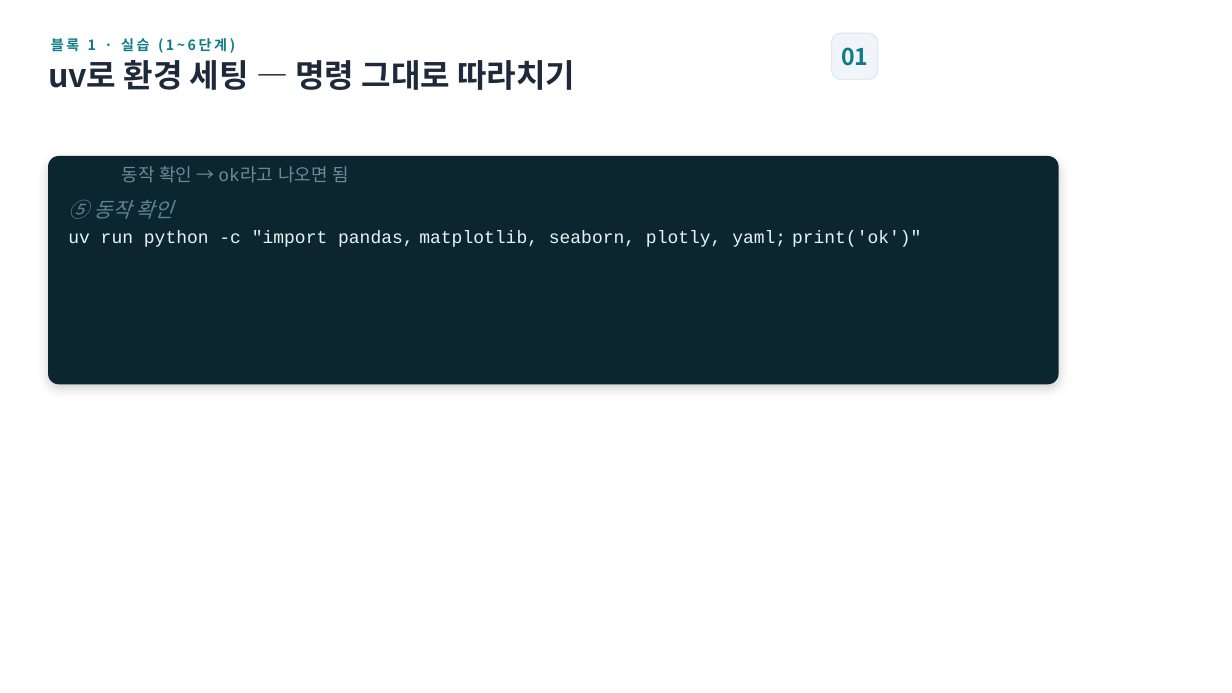
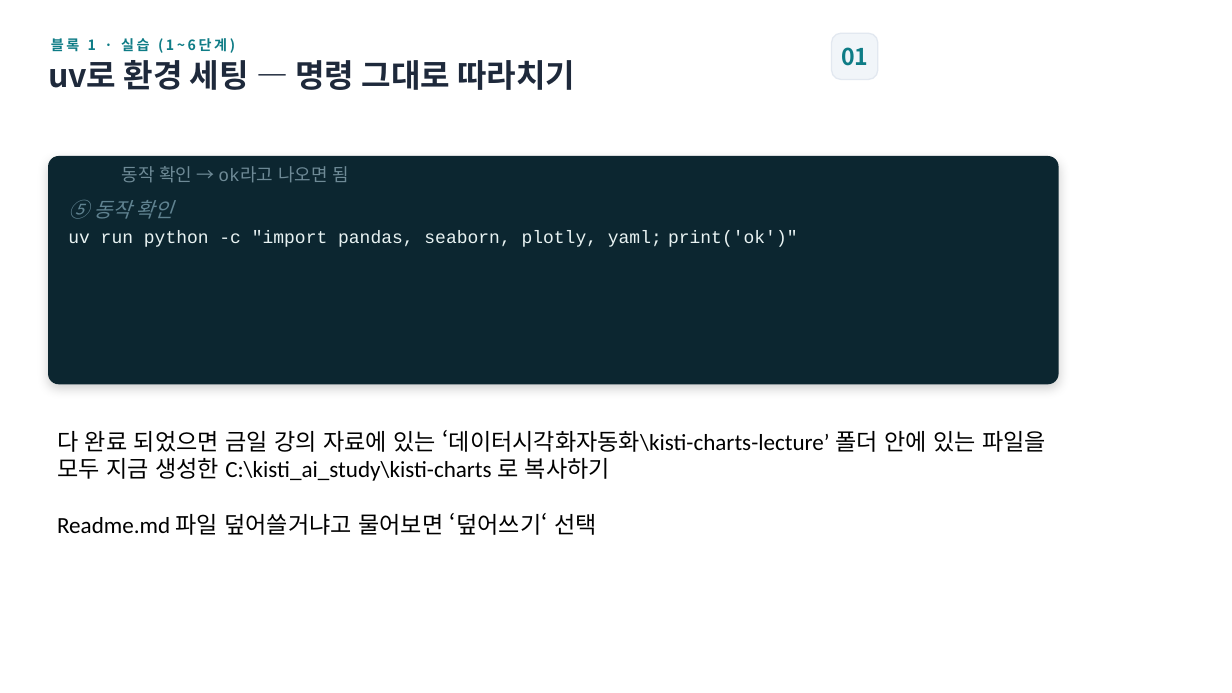
Before and after one commit to thinkinghs/lecture_6_18, a slide deck: slide 93 of 2차시_강의자료_합본.pptx (slide 91 before the commit). Drawn at 1232x693 pixels with LibreOffice and Linux fonts; fonts in the diff are those of the drawing. Boxes give left, top, right and bottom in pixels: in the first picture for what was removed or moved away, otherwise in the second. Text is boxed around its words. In the diff, an @@ line names an element or a change of style, - is before the commit and + after.

```diff
--- a/2차시_강의자료_합본.pptx
+++ b/2차시_강의자료_합본.pptx
@@ text at <box>68,231,797,247</box>: text changed @@
-uv run python -c "import pandas, matplotlib, seaborn, plotly, yaml; print('ok')"
+uv run python -c "import pandas, seaborn, plotly, yaml; print('ok')"
@@ text added at <box>57,430,1046,535</box>, 18 pt, text #000000 @@
+다 완료 되었으면 금일 강의 자료에 있는 ‘데이터시각화자동화\kisti-charts-lecture’ 폴더 안에 있는 파일을 모두 지금 생성한 C:\kisti_ai_study\kisti-charts 로 복사하기
+Readme.md 파일 덮어쓸거냐고 물어보면 ‘덮어쓰기‘ 선택
```
Also in this commit, not shown: 11 other slides changed, 3 slides added.
